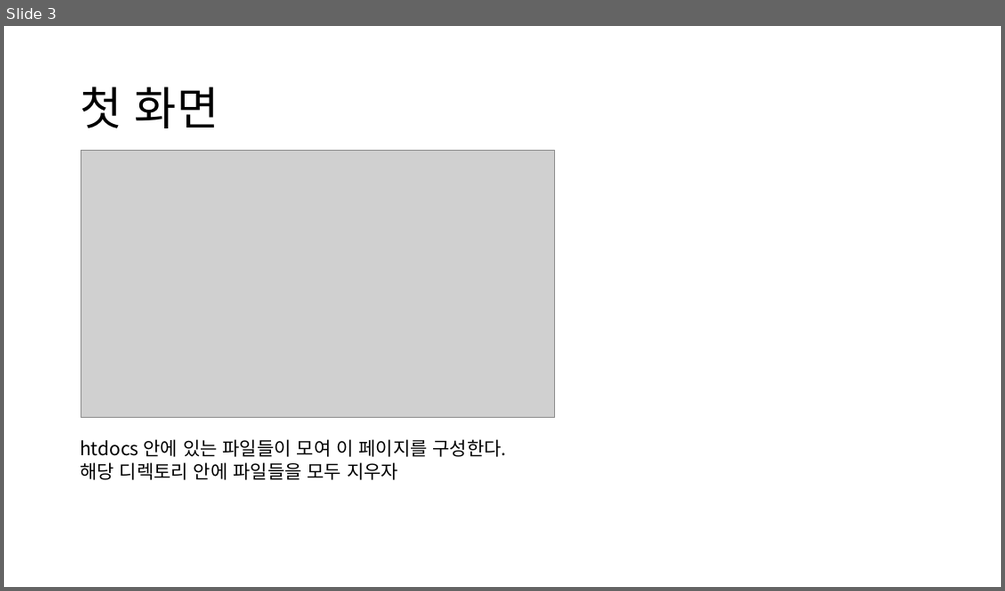
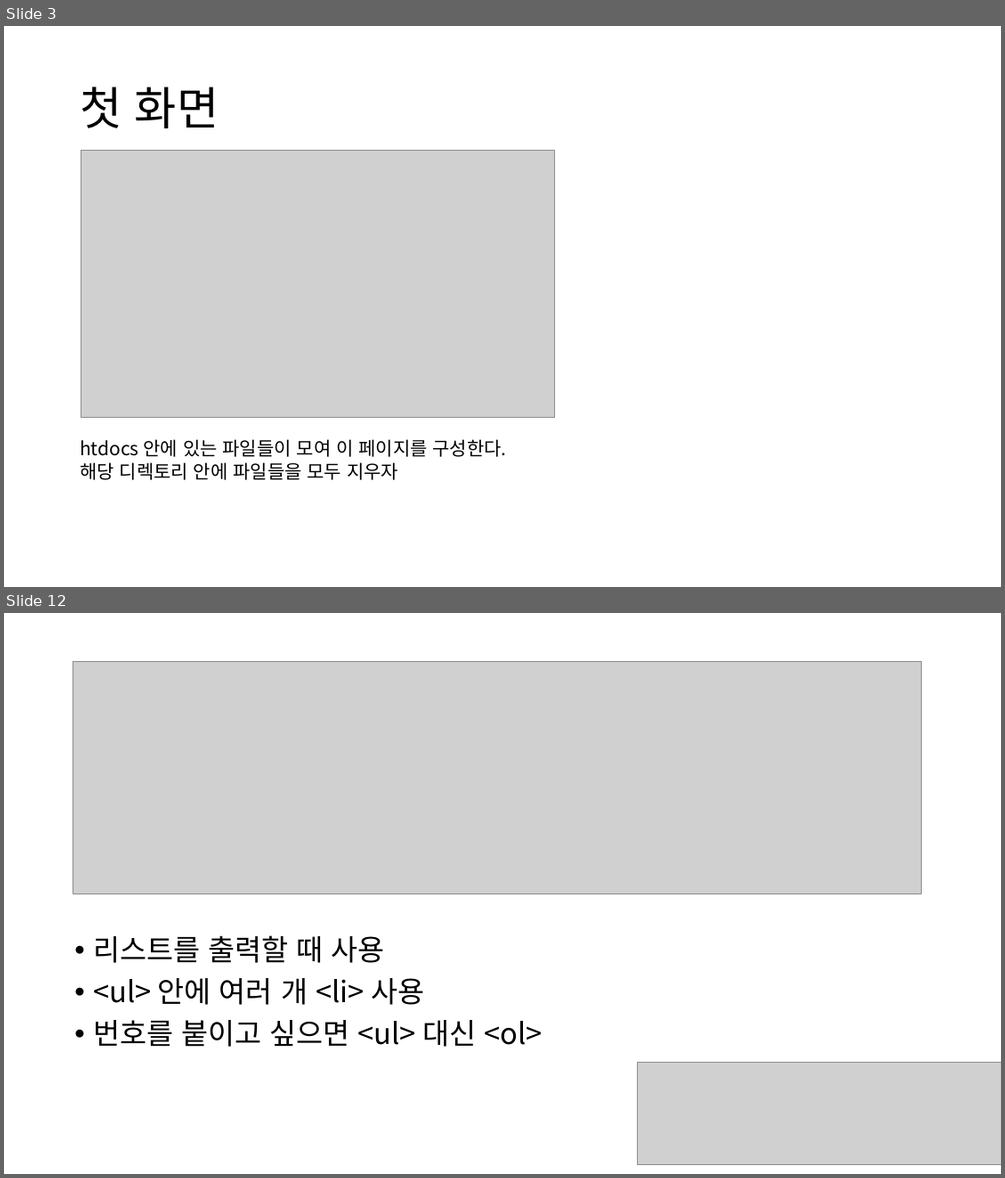
Before and after one commit to GNUCSAssistants/2021webprogramming, a slide deck: 수업/ppt/2. HTML.pptx. Shown one above the other, each under a label of ours: slide 3 before the commit, slides 3 and 12 after it; the slides between them are not shown. The pictures are 1005x591 and 1005x1178 pixels, drawn with LibreOffice and Linux fonts; fonts in the diff are those of the drawing; grey boxes stand for pictures. Boxes give left, top, right and bottom in pixels: in the first picture for what was removed or moved away, otherwise in the second. Text is boxed around its words. In the diff, an @@ line names an element or a change of style, - is before the commit and + after.

```diff
--- a/수업/ppt/2. HTML.pptx
+++ b/수업/ppt/2. HTML.pptx
@@ slide 12 added at box(4, 613, 1001, 1174), background #FFFFFF @@
@@ picture added at box(73, 661, 922, 893) @@
@@ text added at box(93, 935, 542, 1046), 28 pt, text #000000 @@
+• 리스트를 출력할 때 사용
+• <ul> 안에 여러 개 <li> 사용
+• 번호를 붙이고 싶으면 <ul> 대신 <ol>
@@ picture added at box(638, 1062, 1001, 1164) @@
```
Also in this commit, not shown: 2 slides changed, 13 other slides added, 8 other files.
